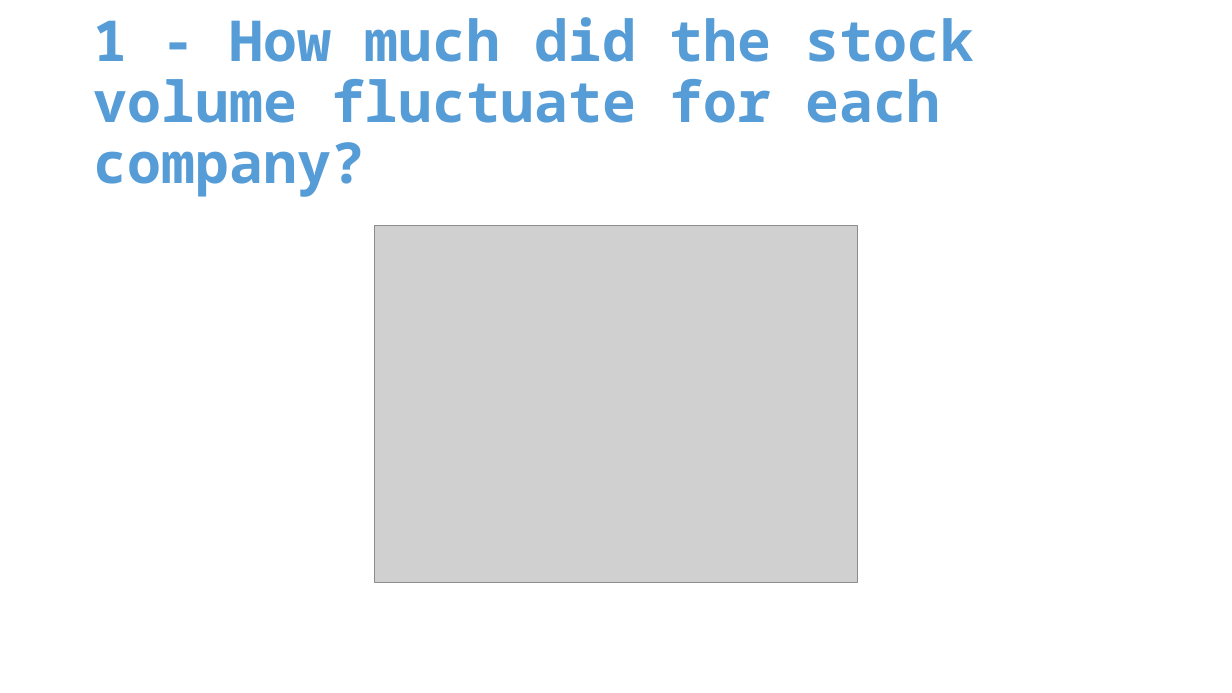
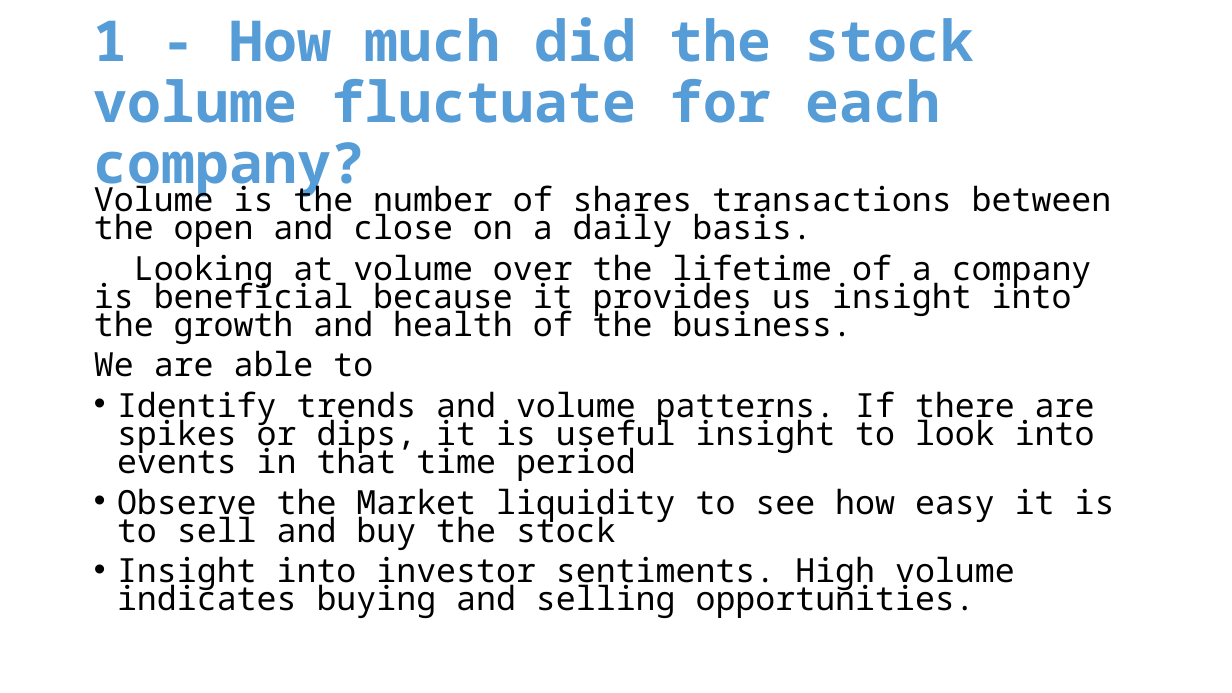
Before and after one commit to mssubaiti/Project1_Group1, a slide deck: slide 2 of presentation.pptx. Drawn at 1232x693 pixels with LibreOffice and Linux fonts; fonts in the diff are those of the drawing; grey boxes stand for pictures. Boxes give left, top, right and bottom in pixels: in the first picture for what was removed or moved away, otherwise in the second. Text is boxed around its words. In the diff, an @@ line names an element or a change of style, - is before the commit and + after.

```diff
--- a/presentation.pptx
+++ b/presentation.pptx
@@ text added at [94, 180, 1115, 618], 25.9 pt, text #000000 @@
+Volume is the number of shares transactions between the open and close on a daily basis.
+Looking at volume over the lifetime of a company is beneficial because it provides us insight into the growth and health of the business.
+We are able to
+• Identify trends and volume patterns. If there are spikes or dips, it is useful insight to look into events in that time period
+• Observe the Market liquidity to see how easy it is to sell and buy the stock
+• Insight into investor sentiments. High volume indicates buying and selling opportunities.
@@ picture removed at [374, 226, 857, 582] @@
```
Also in this commit, not shown: 5 other slides changed, 13 slides added, 9 slides removed, 6 other files.
